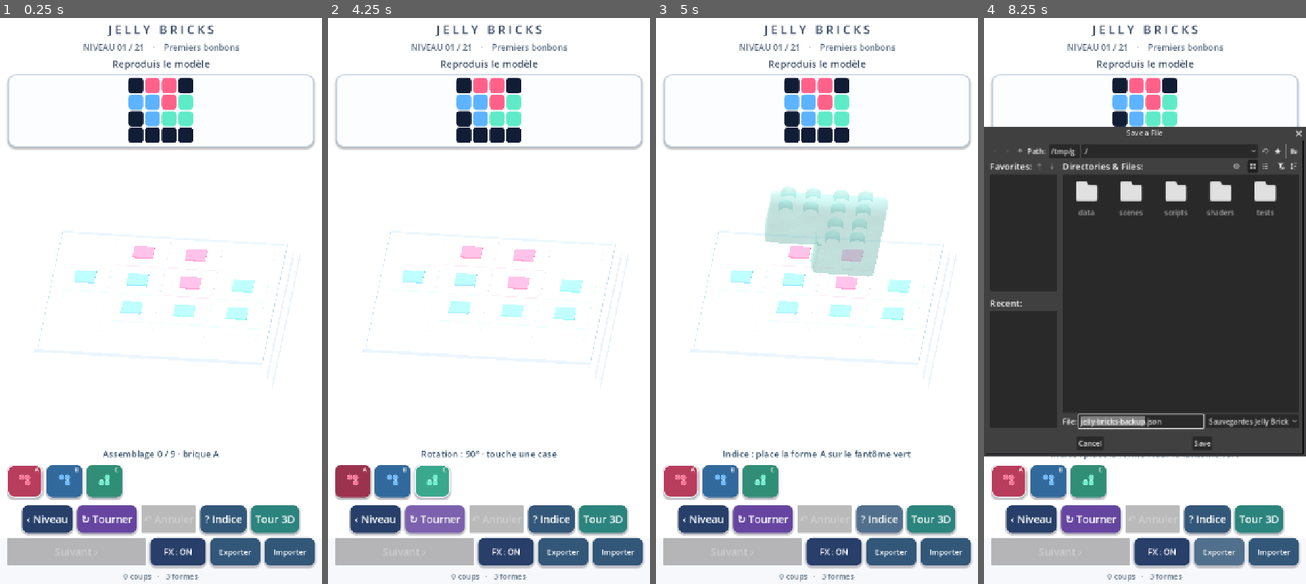
Above: before the commit, frames 1-4 (left to right).
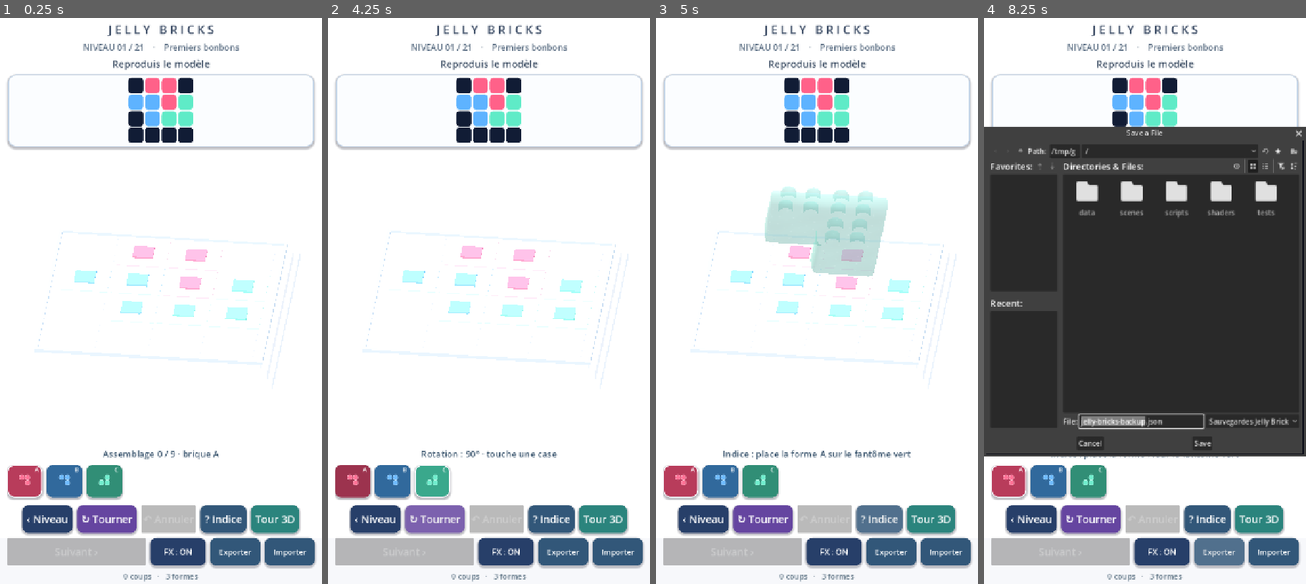
Above: after the commit, the same moments.

Repository: dbrckk/Jelly-bricks
Game: Godot game, scene res://scenes/main.tscn
The game is run twice, just before and just after one commit, with the same random seed, the same clock (stepped at 60 frames per second) and the same inputs.
Inputs (mouse positions are in pixels of both pictures, inside the frame that each line leads up to):
- Up to frame 1 (0.25 s): no input
- Up to frame 2 (4.25 s): click (353, 482) at 0.52 s; click (392, 482) at 1.27 s; click (431, 482) at 2.02 s; click "‹ Niveau" at 2.75 s; click "↻ Tourner" at 3.5 s
- Up to frame 3 (5 s): click "? Indice" at 4.25 s
- Up to frame 4 (8.25 s): click "Tour 3D" at 5 s; click "‹ Puzzles" at 5.75 s; click "FX : ON" at 6.5 s; click "FX : OFF" at 7.25 s; click "Exporter" at 8 s

Frames 1-3 are identical in both runs. In frame 4, 0.8% of the frame differs, in the area x 1-98%, y 22-76%.

Commit message:
fix(shader): preserve low-opacity placement ghost Fresnel while deepening solid Jelly rim

Diff:
--- a/native-godot/shaders/jelly.gdshader
+++ b/native-godot/shaders/jelly.gdshader
@@ -503,7 +503,8 @@
     // Studio candy must appear deeply colored, not fade into its white
     // background. Keep modest transmission in front-facing surfaces and
     // almost-solid rounded edges. No expensive screen-space refraction.
-    float studio_alpha = gel_opacity + fresnel * .16 -
+    float studio_alpha = gel_opacity + fresnel *
+        mix(.06, .16, studio_transmission) -
         facing * (1.0 - studio_pigment) * .065;
     float puzzle_alpha = gel_opacity + fresnel * .023;
     float light_path_alpha = optical_depth * studio_glass *
